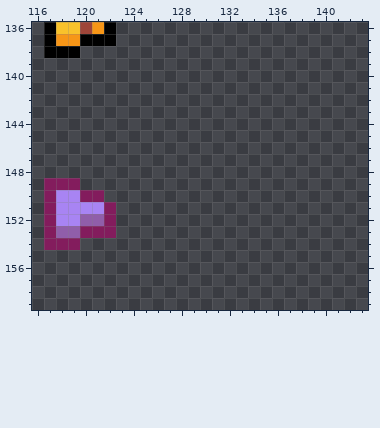
One commit to this pixel-art file: Projects/TastyRoad/Assets/Sprites/_Other/_Emoji Sprite Assets/Emoji_GamePad.aseprite. That is the earlier state.
144x192 pixels, 1 frame. Shown: x 116..143, y 136..159.
And afterwards:
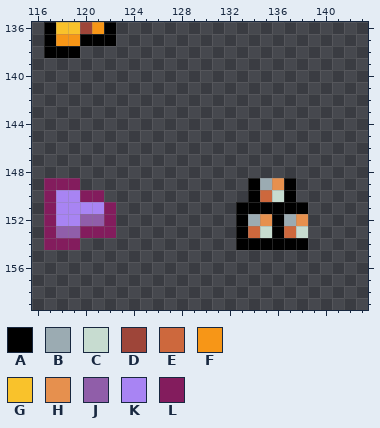
Palette (. is transparent): A #000000  B #9babb2  C #c7dcd0  D #9e4539  E #cd683d  F #f79617  G #f9c22b  H #e6904e  J #905ea9  K #a884f3  L #831c5d
The edit:
--- layer "Layer 1"
@@ x 131..140 @@
 148 ..........
-149 ..........
-150 ..........
-151 ..........
-152 ..........
-153 ..........
-154 ..........
+149 ...ABHA...
+150 ...AECA...
+151 ..AAAAAA..
+152 ..ABHABH..
+153 ..AECAEC..
+154 ..AAAAAA..
 155 ..........
